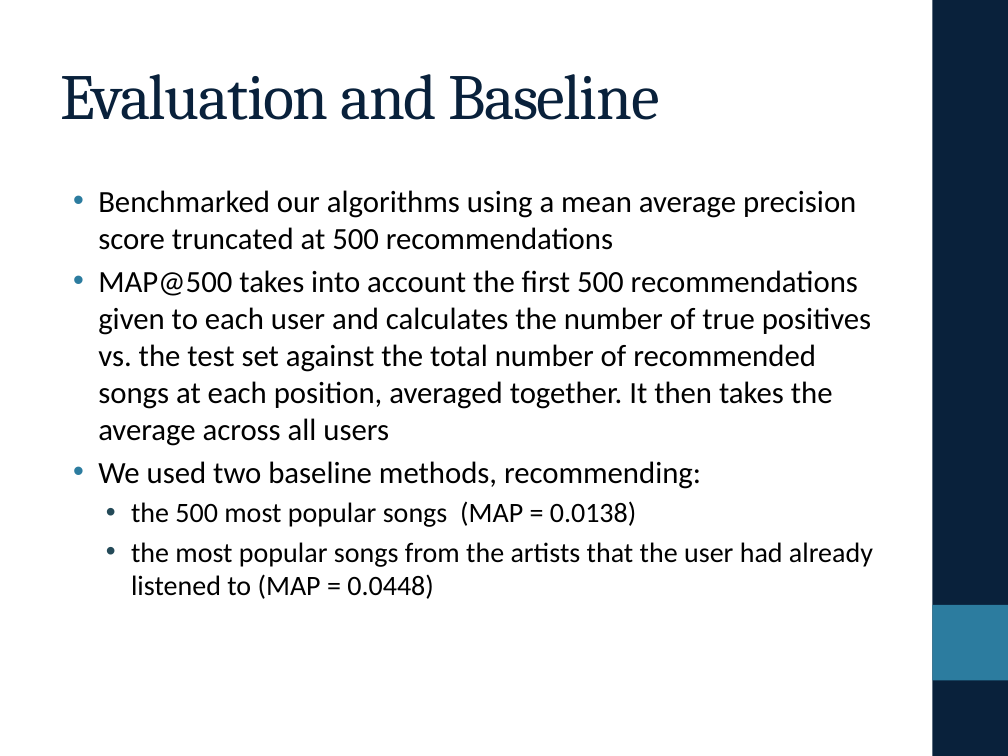
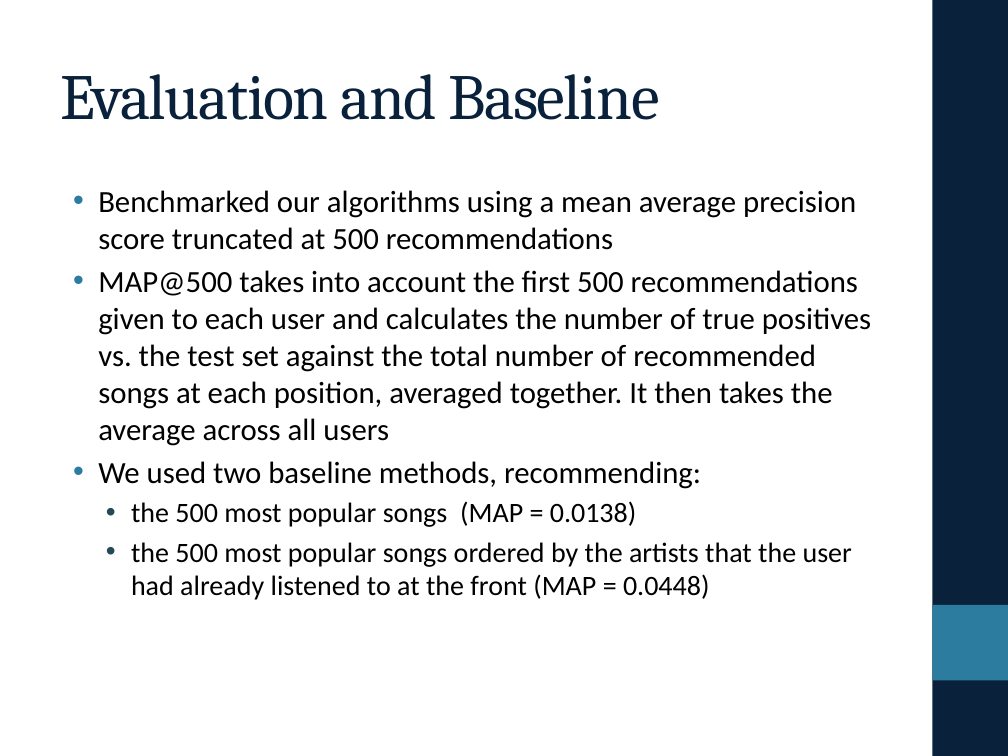
Before and after one commit to eringrand/musicanalysis, a slide deck: slide 4 of presentation/PresentationFinal.pptx. Drawn at 1008x756 pixels with LibreOffice and Linux fonts; fonts in the diff are those of the drawing. Boxes give left, top, right and bottom in pixels: in the first picture for what was removed or moved away, otherwise in the second. Text is boxed around its words. In the diff, an @@ line names an element or a change of style, - is before the commit and + after.

```diff
--- a/presentation/PresentationFinal.pptx
+++ b/presentation/PresentationFinal.pptx
@@ text at [131, 542, 852, 600]: text changed @@
-  • the most popular songs from the artists that the user had already listened to (MAP = 0.0448)
+  • the 500 most popular songs ordered by the artists that the user had already listened to at the front (MAP = 0.0448)
```
Also in this commit, not shown: 5 other slides changed, 1 other file.
